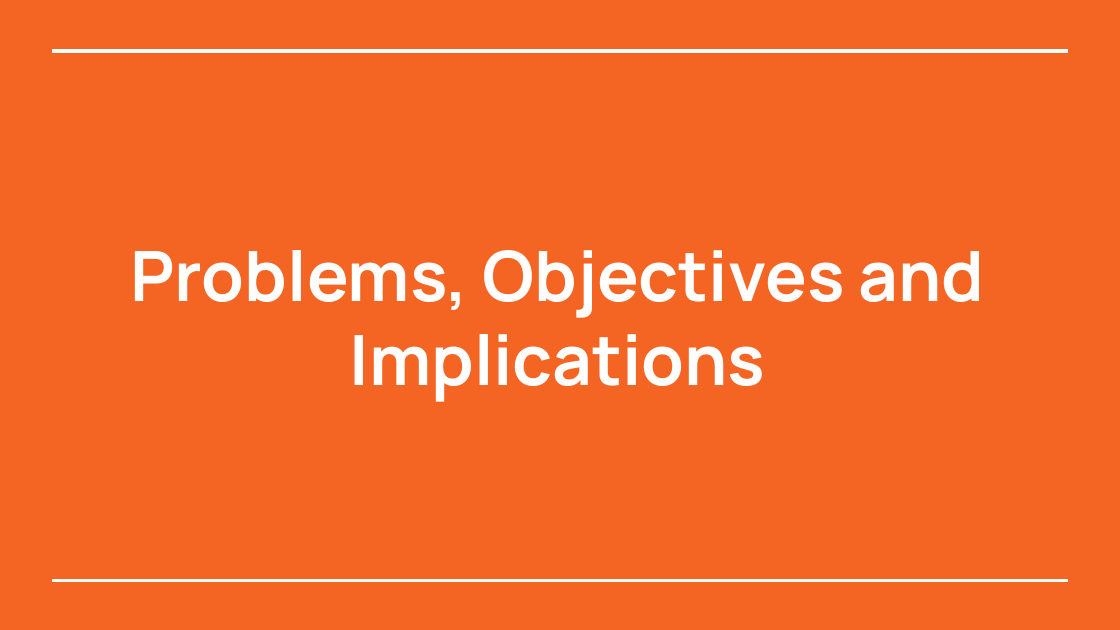
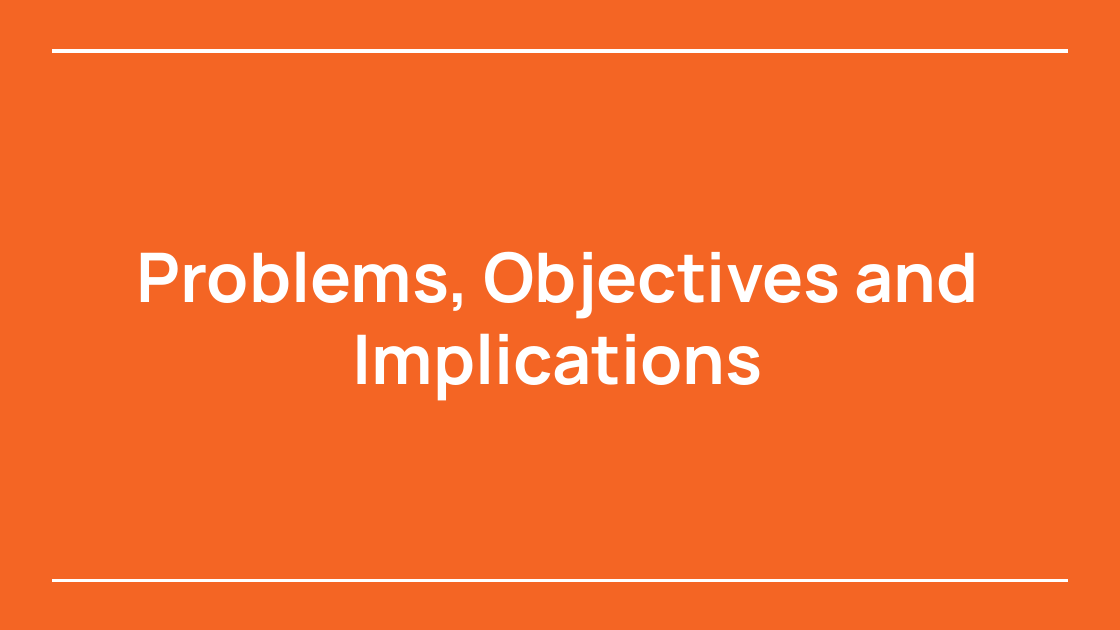
Before and after one commit to arjunQ21/files, a slide deck: slide 5 of RoomFinder_presentation_final.pptx. Drawn at 1120x630 pixels with LibreOffice and Linux fonts; fonts in the diff are those of the drawing. Boxes give left, top, right and bottom in pixels: in the first picture for what was removed or moved away, otherwise in the second. Text is boxed around its words. In the diff, an @@ line names an element or a change of style, - is before the commit and + after.

```diff
--- a/RoomFinder_presentation_final.pptx
+++ b/RoomFinder_presentation_final.pptx
@@ title "Problems, Objectives and Implications" at [136,251,979,401]: size 44.6 to 44 pt @@
```
Also in this commit, not shown: 6 other slides changed, 2 slides added.
